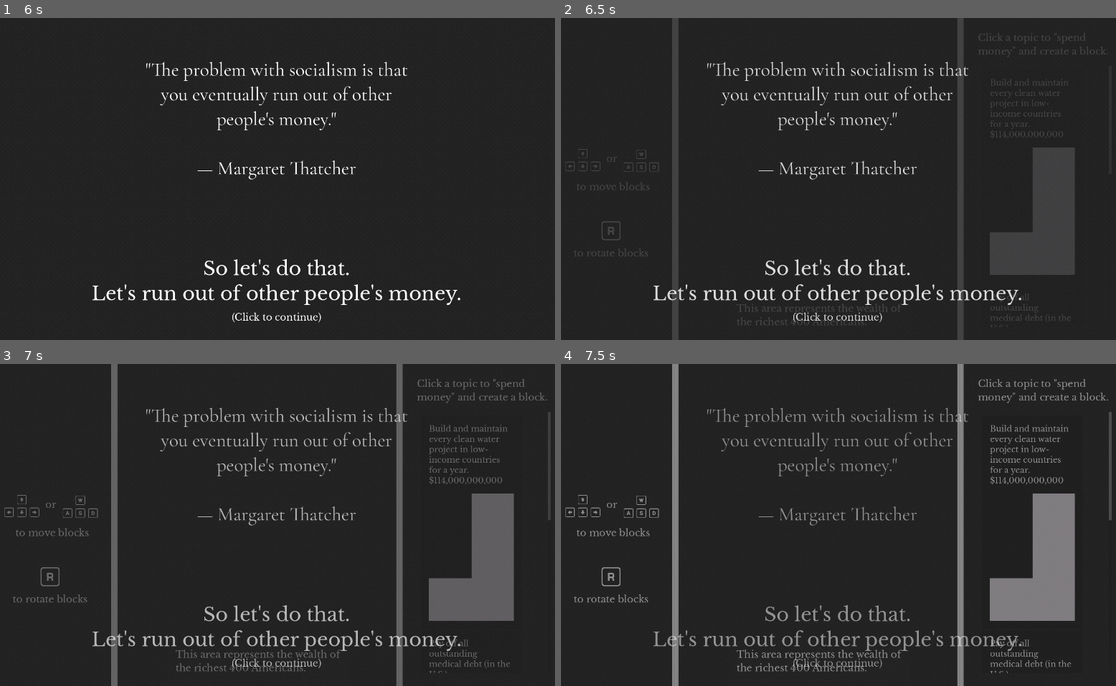
Above: before the commit, frames 1-4 (two rows, left to right).
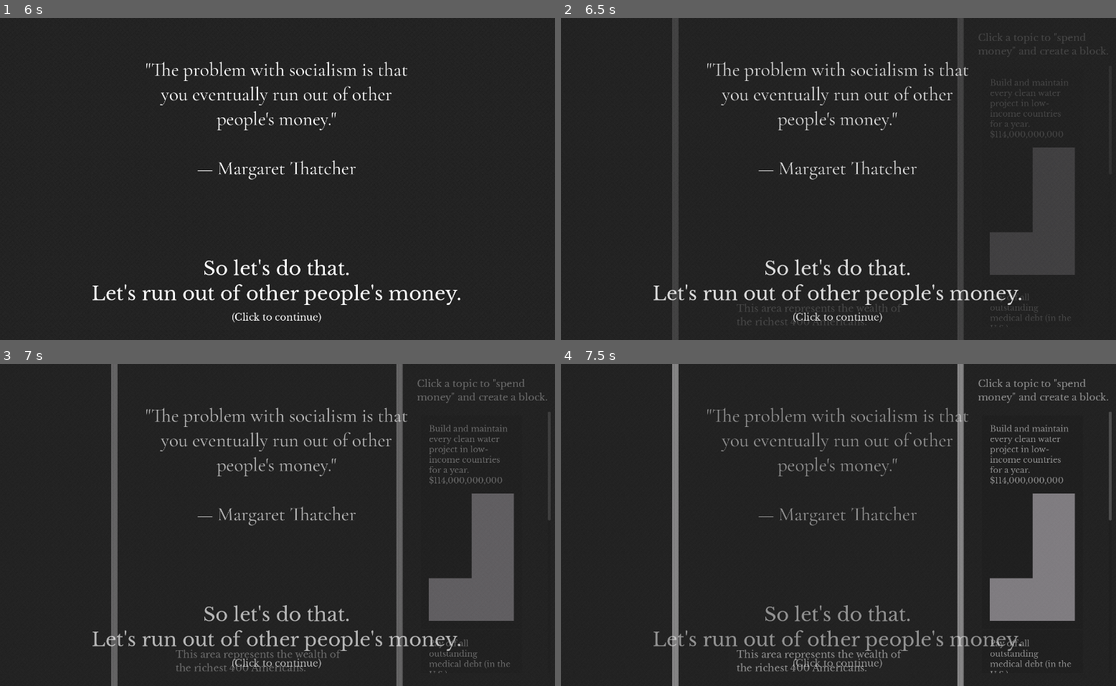
Above: after the commit, the same moments.

Repository: kksgandhi/other-peoples-money
Game: Godot game, scene res://scenes/game.tscn
Two runs of this game, one before a commit and one after it. Both use one fixed random seed, a clock stepped at 60 frames per second and the inputs below.
Inputs (mouse positions are in pixels of both pictures, inside the frame that each line leads up to):
- Up to frame 1 (6 s): click (471, 175) at 0.52 s; tap A every 0.75 s from 1.25 to 5 s; move the mouse to (405, 162) at 1.27 s; hold Right (right) 1.28-2.03 s; tap S (rotate) every 0.75 s from 1.35 to 5.85 s; click (405, 162) at 1.42 s; move the mouse to (160, 195) at 2.02 s; hold Left (left) 2.03-2.78 s; click (160, 195) at 2.17 s; move the mouse to (333, 108) at 2.77 s; hold Right (right) 2.78-4.28 s; click (333, 108) at 2.92 s; move the mouse to (249, 243) at 3.52 s; click (249, 243) at 3.67 s; move the mouse to (449, 227) at 4.27 s; hold Left (left) from 4.28 s (still down); click (449, 227) at 4.42 s; move the mouse to (105, 130) at 5.02 s; click (105, 130) at 5.17 s; move the mouse to (305, 179) at 5.77 s; click (305, 179) at 5.92 s
- Up to frame 2 (6.5 s): keep holding Left (left)
- Up to frame 3 (7 s): move the mouse to (188, 444) at 6.52 s; release Left (left) at 6.53 s; hold Right (right) from 6.53 s (still down); tap S (rotate) at 6.6 s; click (188, 444) at 6.67 s
- Up to frame 4 (7.5 s): keep holding Right (right); move the mouse to (966, 508) at 7.27 s; tap S (rotate) at 7.35 s; click (966, 508) at 7.42 s

Frame 1 is identical in both runs. In frame 2, 0.3% of the frame differs, in the area x 0-18%, y 40-74%; in frame 3, 0.4%; in frame 4, 0.5%.

Commit message:
add fading sidebar instructions
also, add a lot of static typing

Diff:
--- a/game/scenes/UI/fade_in_label.tscn
+++ b/game/scenes/UI/fade_in_label.tscn
@@ -2,6 +2,21 @@
 
 [ext_resource type="Script" path="res://scenes/UI/fade_in_label.gd" id="1_rsl2v"]
 [ext_resource type="Theme" uid="uid://yr4kjgxtyvuh" path="res://assets/themes/default.tres" id="2_ngfi7"]
+
+[sub_resource type="Animation" id="Animation_qcfey"]
+length = 0.001
+tracks/0/type = "value"
+tracks/0/imported = false
+tracks/0/enabled = true
+tracks/0/path = NodePath("Label:modulate")
+tracks/0/interp = 1
+tracks/0/loop_wrap = true
+tracks/0/keys = {
+"times": PackedFloat32Array(0),
+"transitions": PackedFloat32Array(1),
+"update": 0,
+"values": [Color(1, 1, 1, 1)]
+}
 
 [sub_resource type="Animation" id="Animation_7enxw"]
 resource_name = "fade_in"
@@ -17,21 +32,6 @@
 "transitions": PackedFloat32Array(1, 1),
 "update": 0,
 "values": [Color(1, 1, 1, 0), Color(1, 1, 1, 1)]
-}
-
-[sub_resource type="Animation" id="Animation_qcfey"]
-length = 0.001
-tracks/0/type = "value"
-tracks/0/imported = false
-tracks/0/enabled = true
-tracks/0/path = NodePath("Label:modulate")
-tracks/0/interp = 1
-tracks/0/loop_wrap = true
-tracks/0/keys = {
-"times": PackedFloat32Array(0),
-"transitions": PackedFloat32Array(1),
-"update": 0,
-"values": [Color(1, 1, 1, 1)]
 }
 
 [sub_resource type="AnimationLibrary" id="AnimationLibrary_vdvod"]
--- a/game/scenes/game.gd
+++ b/game/scenes/game.gd
@@ -1,25 +1,41 @@
 extends Node2D
 
-var cost_information: Array
+var cost_information: Array[TetroInfo]
 
 var rng := RandomNumberGenerator.new()
+@onready var top := %Top as Area2D
+@onready var bottom := %Bottom as StaticBody2D
+@onready var camera_destination := %CameraDestination as Marker2D
+@onready var main_camera := %MainCamera as Camera2D
+@onready var original_camera_destination := %OriginalCameraDestination as Marker2D
+@onready var spawn_location := %SpawnLocation as Marker2D
+@onready var original_spawn_location := %OriginalSpawnLocation as Marker2D
+@onready var block_instructions_fader := %block_instructions_fade_in as AnimationPlayer
+@onready var scroll_instructions_fader := %scroll_instructions_fader as AnimationPlayer
+@onready var tetro_choices := %tetro_choices as VBoxContainer
+@onready var tetrominos := %tetrominos as Node2D
 
+var have_block_instructions_faded_in := false
+var have_scroll_instructions_faded_in := false
 
 @onready var height_of_play_area: float = (Globals.top_400_wealth \
                  / 1000 # since we're working in thousands of dollars\
                  / Globals.thousands_of_dollars_per_pixel # divide by per pixel amount\
-                 / %Bottom.scale.x) # divide by size of area
+                 / bottom.scale.x) # divide by size of area
 
 func _ready() -> void:
   read_cost_information()
   add_tetro_ui_item(); add_tetro_ui_item(); add_tetro_ui_item(); add_tetro_ui_item(); add_tetro_ui_item()
-  %Top.position.y = %Bottom.position.y - (height_of_play_area + 16)
+  top.position.y = bottom.position.y - (height_of_play_area + 16)
+
+func cost_info_to_resource(info: Dictionary) -> TetroInfo:
+  return TetroInfo.new(Vector2(1, 1), Color.WHITE, info.title, "", info.cost * 1_000_000)
 
 func read_cost_information() -> void:
   var file := FileAccess.open("res://assets/data/cost_information.json", FileAccess.READ)
   var text := file.get_as_text()
   var raw_cost_information: Array = JSON.parse_string(text)
-  cost_information = raw_cost_information.map(func(info: Dictionary) -> Dictionary: info.cost = info.cost * 1000000; return info)
+  cost_information.assign(raw_cost_information.map(cost_info_to_resource))
   file.close()
 
 func _unhandled_input(event: InputEvent) -> void:
@@ -33,49 +49,54 @@
 func handle_scroll(event: InputEvent) -> void:
   #TODO do not hard-code the next line
   if event is InputEventMouseButton and event.is_pressed() and get_global_mouse_position().x < 1030:
-    if event.button_index == MOUSE_BUTTON_WHEEL_UP:
-      %CameraDestination.position.y = %MainCamera.position.y - scroll_speed
+    var mouse_event := event as InputEventMouseButton
+    if mouse_event.button_index == MOUSE_BUTTON_WHEEL_UP:
+      camera_destination.position.y = main_camera.position.y - scroll_speed
       is_camera_locked = false
-    if event.button_index == MOUSE_BUTTON_WHEEL_DOWN:
-      %CameraDestination.position.y = %MainCamera.position.y + scroll_speed
+    if mouse_event.button_index == MOUSE_BUTTON_WHEEL_DOWN:
+      camera_destination.position.y = main_camera.position.y + scroll_speed
       is_camera_locked = false
-  %CameraDestination.position.y = clamp(%CameraDestination.position.y,
-                                        %OriginalCameraDestination.position.y + desired_offset,
-                                        %OriginalCameraDestination.position.y)
-  if %CameraDestination.position.y == %OriginalCameraDestination.position.y + desired_offset and not has_leftsidebar_animation_played:
+  camera_destination.position.y = clamp(camera_destination.position.y,
+                                        original_camera_destination.position.y + desired_offset,
+                                        original_camera_destination.position.y)
+  if camera_destination.position.y == original_camera_destination.position.y + desired_offset and not has_leftsidebar_animation_played:
     is_camera_locked = true
 
 
 var tetro_choice_item := preload("res://scenes/tetrominos/tetro_choice_item.tscn")
 func add_tetro_ui_item() -> void:
   if cost_information.size() > 0:
-    var choice_item_instance := tetro_choice_item.instantiate()
-    %tetro_choices.add_child(choice_item_instance)
-    var tetromino_information: Dictionary = cost_information.pop_at(rng.randi_range(0, cost_information.size() - 1))
+    var choice_item_instance := tetro_choice_item.instantiate() as TetroChoiceItem
+    tetro_choices.add_child(choice_item_instance)
+    var tetromino_information: TetroInfo = cost_information.pop_at(rng.randi_range(0, cost_information.size() - 1))
     choice_item_instance.update_displayed_information(tetromino_information)
     choice_item_instance.selected.connect(ui_item_selected)
 
-func ui_item_selected(tetro_info: Dictionary, child: TetroChoiceItem) -> void:
-  %tetrominos.get_children().map(func(tet_child: Tetromino) -> void: tet_child.is_frozen = true)
+func ui_item_selected(tetro_info: TetroInfo, child: TetroChoiceItem) -> void:
+  tetrominos.get_children().map(func(tet_child: Tetromino) -> void: tet_child.is_frozen = true)
   spawn_tetromino(tetro_info)
   child.queue_free()
   add_tetro_ui_item()
 
 func is_tetromino_topped_out() -> bool:
-  return %Top.get_overlapping_bodies()\
+  return top.get_overlapping_bodies()\
       .any(func(body: Node) -> bool: return not body.is_in_group('wall'))
 
 
-func spawn_tetromino(tetro_info: Dictionary) -> void:
+func spawn_tetromino(tetro_info: TetroInfo) -> void:
   # const tetromino_scene = preload("res://scenes/tetrominos/tetromino_s.tscn")
-  var spawned_tetromino: Tetromino = load("res://scenes/tetrominos/" + tetro_info.sprite + ".tscn").instantiate()
+  var spawned_tetromino := (load("res://scenes/tetrominos/" + tetro_info.sprite + ".tscn") as PackedScene).instantiate() as Tetromino
   %tetrominos.add_child(spawned_tetromino)
-  spawned_tetromino.position = %SpawnLocation.position
+  spawned_tetromino.position = spawn_location.position
   spawned_tetromino.scale = Vector2(1, 1) * Globals.get_tetromino_scale(tetro_info.cost)
   spawned_tetromino.set_color(tetro_info.color)
   spawned_tetromino.set_tooltips(tetro_info.title)
 
   remaining_wealth -= tetro_info.cost * 1000
+
+  if not have_block_instructions_faded_in:
+    have_block_instructions_faded_in = true
+    block_instructions_fader.play("fade_in")
 
 func _process(_delta: float) -> void:
   move_upwards_as_tetrominos_fall()
@@ -86,19 +107,19 @@
   var all_tetrominos_bottomed_out := %tetrominos.get_children()\
       .all(func(child: Tetromino) -> bool: return child.velocity.y == 0)
   var sidebar_disabled := is_tetromino_topped_out() or not all_tetrominos_bottomed_out
-  %tetro_choices.get_children().map(func(choice_item_child: TetroChoiceItem) -> void: choice_item_child.get_node("Button").disabled = sidebar_disabled)
+  tetro_choices.get_children().map(func(choice_item_child: TetroChoiceItem) -> void: choice_item_child.button.disabled = sidebar_disabled)
 
 @export var breaking_position := 10
 @export var game_movement_offset := 10
 @export var camera_move_speed := 0.1
 
-var highest_tetromino_y_position := 100_000_000
+var highest_tetromino_y_position := 100_000_000.0
 var desired_offset := 0.0
 var is_broken := false
 var has_leftsidebar_animation_played := false
 func move_upwards_as_tetrominos_fall() -> void:
   # find the highest tetromino (by center)
-  for tetromino in %tetrominos.get_children():
+  for tetromino: Tetromino in tetrominos.get_children():
     if tetromino.is_frozen and tetromino.position.y < highest_tetromino_y_position:
       highest_tetromino_y_position = tetromino.position.y
 
@@ -106,18 +127,22 @@
   if highest_tetromino_y_position < breaking_position:
     is_broken = true
     desired_offset = highest_tetromino_y_position - game_movement_offset
-    desired_offset = max(desired_offset, %Top.position.y - %Top.scale.y / 2)
-    if not has_leftsidebar_animation_played and desired_offset == %Top.position.y - %Top.scale.y / 2:
-      %LeftSideBarAnimationPlayer.play("fade_left_texts")
-      %LeftSideBarEndText.visible = true
-      has_leftsidebar_animation_played = true
+    desired_offset = max(desired_offset, top.position.y - top.scale.y / 2)
+    #if not has_leftsidebar_animation_played and desired_offset == top.position.y - top.scale.y / 2:
+      #%LeftSideBarAnimationPlayer.play("fade_left_texts")
+      #%LeftSideBarEndText.visible = true
+      #has_leftsidebar_animation_played = true
 
-    %SpawnLocation.position.y = %OriginalSpawnLocation.position.y + desired_offset
+    spawn_location.position.y = original_spawn_location.position.y + desired_offset
     if is_camera_locked:
-      %CameraDestination.position.y = %OriginalCameraDestination.position.y + desired_offset
+      camera_destination.position.y = original_camera_destination.position.y + desired_offset
+
+    if not have_scroll_instructions_faded_in:
+      have_scroll_instructions_faded_in = true
+      scroll_instructions_fader.play("fade_in")
 
   var current_camera_move_speed := camera_move_speed if is_camera_locked else unlocked_camera_speed
-  %MainCamera.position = lerp(%MainCamera.position, %CameraDestination.position, current_camera_move_speed)
+  main_camera.position = lerp(main_camera.position, camera_destination.position, current_camera_move_speed)
 
 @onready var remaining_wealth := Globals.top_400_wealth
 @onready var original_leftsidebar_end_text: String = %LeftSideBarEndText.text
--- a/game/scenes/game.tscn
+++ b/game/scenes/game.tscn
@@ -13,6 +13,7 @@
 [ext_resource type="PackedScene" uid="uid://styu3vbul66p" path="res://scenes/UI/keyboard_wasd_cluster.tscn" id="11_p3715"]
 [ext_resource type="Texture2D" uid="uid://dph1rgxbgxdvp" path="res://assets/images/button_prompts/keyboard_r_outline.svg" id="12_jh5qb"]
 [ext_resource type="PackedScene" uid="uid://xdh2mkgj0fgq" path="res://scenes/UI/fade_in_label.tscn" id="13_h02hp"]
+[ext_resource type="Texture2D" uid="uid://b3uyomxlmgjes" path="res://assets/images/button_prompts/mouse_scroll_vertical.svg" id="14_as66l"]
 
 [sub_resource type="Animation" id="Animation_mhut5"]
 length = 0.001
@@ -198,11 +199,115 @@
 }
 
 [sub_resource type="StyleBoxFlat" id="StyleBoxFlat_7luns"]
-bg_color = Color(0.145098, 0.145098, 0.145098, 0.941176)
+bg_color = Color(0.145098, 0.145098, 0.145098, 0.819608)
 corner_radius_top_left = 5
 corner_radius_top_right = 5
 corner_radius_bottom_right = 5
 corner_radius_bottom_left = 5
+
+[sub_resource type="Animation" id="Animation_26jns"]
+resource_name = "fade_in"
+tracks/0/type = "value"
+tracks/0/imported = false
+tracks/0/enabled = true
+tracks/0/path = NodePath(".:modulate")
+tracks/0/interp = 1
+tracks/0/loop_wrap = true
+tracks/0/keys = {
+"times": PackedFloat32Array(0, 1),
+"transitions": PackedFloat32Array(1, 1),
+"update": 0,
+"values": [Color(1, 1, 1, 0), Color(1, 1, 1, 1)]
+}
+
+[sub_resource type="Animation" id="Animation_5aawt"]
+length = 0.001
+tracks/0/type = "value"
+tracks/0/imported = false
+tracks/0/enabled = true
+tracks/0/path = NodePath(".:modulate")
+tracks/0/interp = 1
+tracks/0/loop_wrap = true
+tracks/0/keys = {
+"times": PackedFloat32Array(0),
+"transitions": PackedFloat32Array(1),
+"update": 0,
+"values": [Color(1, 1, 1, 1)]
+}
+
+[sub_resource type="Animation" id="Animation_l02r3"]
+resource_name = "init_hide"
+tracks/0/type = "value"
+tracks/0/imported = false
+tracks/0/enabled = true
+tracks/0/path = NodePath(".:modulate")
+tracks/0/interp = 1
+tracks/0/loop_wrap = true
+tracks/0/keys = {
+"times": PackedFloat32Array(0),
+"transitions": PackedFloat32Array(1),
+"update": 0,
+"values": [Color(1, 1, 1, 0)]
+}
+
+[sub_resource type="AnimationLibrary" id="AnimationLibrary_qf3gq"]
+_data = {
+"RESET": SubResource("Animation_5aawt"),
+"fade_in": SubResource("Animation_26jns"),
+"init_hide": SubResource("Animation_l02r3")
+}
+
+[sub_resource type="Animation" id="Animation_jhx8k"]
+resource_name = "fade_in"
+tracks/0/type = "value"
+tracks/0/imported = false
+tracks/0/enabled = true
+tracks/0/path = NodePath(".:modulate")
+tracks/0/interp = 1
+tracks/0/loop_wrap = true
+tracks/0/keys = {
+"times": PackedFloat32Array(0, 1),
+"transitions": PackedFloat32Array(1, 1),
+"update": 0,
+"values": [Color(1, 1, 1, 0), Color(1, 1, 1, 1)]
+}
+
+[sub_resource type="Animation" id="Animation_mrpbc"]
+length = 0.001
+tracks/0/type = "value"
+tracks/0/imported = false
+tracks/0/enabled = true
+tracks/0/path = NodePath(".:modulate")
+tracks/0/interp = 1
+tracks/0/loop_wrap = true
+tracks/0/keys = {
+"times": PackedFloat32Array(0),
+"transitions": PackedFloat32Array(1),
+"update": 0,
+"values": [Color(1, 1, 1, 1)]
+}
+
+[sub_resource type="Animation" id="Animation_fu4ho"]
+resource_name = "init_hide"
+tracks/0/type = "value"
+tracks/0/imported = false
+tracks/0/enabled = true
+tracks/0/path = NodePath(".:modulate")
+tracks/0/interp = 1
+tracks/0/loop_wrap = true
+tracks/0/keys = {
+"times": PackedFloat32Array(0),
+"transitions": PackedFloat32Array(1),
+"update": 0,
+"values": [Color(1, 1, 1, 0)]
+}
+
+[sub_resource type="AnimationLibrary" id="AnimationLibrary_y7i5j"]
+_data = {
+"RESET": SubResource("Animation_mrpbc"),
+"fade_in": SubResource("Animation_jhx8k"),
+"init_hide": SubResource("Animation_fu4ho")
+}
 
 [node name="Game" type="Node2D"]
 script = ExtResource("1_3vnwj")
@@ -432,11 +537,67 @@
 
 [node name="Sidebar" type="Node2D" parent="."]
 
-[node name="KeyboardArrowCluster" parent="Sidebar" instance=ExtResource("9_sbnu7")]
+[node name="PanelContainer" type="PanelContainer" parent="Sidebar"]
+offset_left = 446.0
+offset_top = 695.0
+offset_right = 901.0
+offset_bottom = 800.0
+theme_override_styles/panel = SubResource("StyleBoxFlat_7luns")
+
+[node name="MarginContainer" type="MarginContainer" parent="Sidebar/PanelContainer"]
+layout_mode = 2
+theme_override_constants/margin_left = 20
+theme_override_constants/margin_top = 20
+theme_override_constants/margin_right = 20
+theme_override_constants/margin_bottom = 20
+
+[node name="this_area_represents" type="Label" parent="Sidebar/PanelContainer/MarginContainer"]
+unique_name_in_owner = true
+layout_mode = 2
+theme = ExtResource("10_ot3g2")
+text = "This area represents the wealth of
+the richest 400 Americans."
+
+[node name="PanelContainer2" type="PanelContainer" parent="Sidebar"]
+offset_left = 512.0
+offset_top = -101.0
+offset_right = 804.0
+offset_bottom = -30.0
+theme_override_styles/panel = SubResource("StyleBoxFlat_7luns")
+
+[node name="MarginContainer" type="MarginContainer" parent="Sidebar/PanelContainer2"]
+layout_mode = 2
+theme_override_constants/margin_left = 20
+theme_override_constants/margin_top = 20
+theme_override_constants/margin_right = 20
+theme_override_constants/margin_bottom = 20
+
+[node name="this_area_represents" type="Label" parent="Sidebar/PanelContainer2/MarginContainer"]
+layout_mode = 2
+theme = ExtResource("10_ot3g2")
+text = "Yup, this whole area."
+horizontal_alignment = 1
+
+[node name="FadeInLabel" parent="Sidebar" instance=ExtResource("13_h02hp")]
+offset_left = 25.0
+offset_top = -16.0
+offset_right = 25.0
+offset_bottom = -16.0
+
+[node name="Label" parent="Sidebar/FadeInLabel" index="2"]
+offset_right = 266.0
+offset_bottom = 115.0
+text = "Hi
+Multiline amiwrite
+what's up"
+
+[node name="block_instructions" type="Node2D" parent="Sidebar"]
+
+[node name="KeyboardArrowCluster" parent="Sidebar/block_instructions" instance=ExtResource("9_sbnu7")]
 position = Vector2(32, 325)
 scale = Vector2(0.5, 0.5)
 
-[node name="Label" type="Label" parent="Sidebar"]
+[node name="Label" type="Label" parent="Sidebar/block_instructions"]
 offset_left = 139.0
 offset_top = 338.0
 offset_right = 179.0
@@ -444,7 +605,7 @@
 theme = ExtResource("10_ot3g2")
 text = "or"
 
-[node name="Label2" type="Label" parent="Sidebar"]
+[node name="Label2" type="Label" parent="Sidebar/block_instructions"]
 offset_left = 64.0
 offset_top = 409.0
 offset_right = 251.0
@@ -452,7 +613,7 @@
 theme = ExtResource("10_ot3g2")
 text = "to move blocks"
 
-[node name="Label3" type="Label" parent="Sidebar"]
+[node name="Label3" type="Label" parent="Sidebar/block_instructions"]
 offset_left = 56.0
 offset_top = 576.0
 offset_right = 246.0
@@ -461,67 +622,42 @@
 text = "to rotate blocks"
 horizontal_alignment = 1
 
-[node name="keyboard_wasd_cluster" parent="Sidebar" instance=ExtResource("11_p3715")]
+[node name="keyboard_wasd_cluster" parent="Sidebar/block_instructions" instance=ExtResource("11_p3715")]
 position = Vector2(179, 327)
 scale = Vector2(0.5, 0.5)
 
-[node name="KeyboardROutline" type="Sprite2D" parent="Sidebar"]
+[node name="KeyboardROutline" type="Sprite2D" parent="Sidebar/block_instructions"]
 position = Vector2(151, 535)
 texture = ExtResource("12_jh5qb")
 
-[node name="PanelContainer" type="PanelContainer" parent="Sidebar"]
-offset_left = 446.0
-offset_top = 695.0
-offset_right = 901.0
-offset_bottom = 800.0
-theme_override_styles/panel = SubResource("StyleBoxFlat_7luns")
-
-[node name="MarginContainer" type="MarginContainer" parent="Sidebar/PanelContainer"]
-layout_mode = 2
-theme_override_constants/margin_left = 20
-theme_override_constants/margin_top = 20
-theme_override_constants/margin_right = 20
-theme_override_constants/margin_bottom = 20
-
-[node name="this_area_represents" type="Label" parent="Sidebar/PanelContainer/MarginContainer"]
-unique_name_in_owner = true
-layout_mode = 2
+[node name="block_instructions_fade_in" type="AnimationPlayer" parent="Sidebar/block_instructions"]
+unique_name_in_owner = true
+libraries = {
+"": SubResource("AnimationLibrary_qf3gq")
+}
+autoplay = "init_hide"
+
+[node name="scroll_instructions" type="Node2D" parent="Sidebar"]
+
+[node name="MouseScrollVertical" type="Sprite2D" parent="Sidebar/scroll_instructions"]
+position = Vector2(38, 190)
+texture = ExtResource("14_as66l")
+
+[node name="Label4" type="Label" parent="Sidebar/scroll_instructions"]
+offset_left = 79.0
+offset_top = 140.0
+offset_right = 298.0
+offset_bottom = 239.0
 theme = ExtResource("10_ot3g2")
-text = "This area represents the wealth of
-the richest 400 Americans."
-
-[node name="PanelContainer2" type="PanelContainer" parent="Sidebar"]
-offset_left = 512.0
-offset_top = -101.0
-offset_right = 804.0
-offset_bottom = -30.0
-theme_override_styles/panel = SubResource("StyleBoxFlat_7luns")
-
-[node name="MarginContainer" type="MarginContainer" parent="Sidebar/PanelContainer2"]
-layout_mode = 2
-theme_override_constants/margin_left = 20
-theme_override_constants/margin_top = 20
-theme_override_constants/margin_right = 20
-theme_override_constants/margin_bottom = 20
-
-[node name="this_area_represents" type="Label" parent="Sidebar/PanelContainer2/MarginContainer"]
-layout_mode = 2
-theme = ExtResource("10_ot3g2")
-text = "Yup, this whole area."
-horizontal_alignment = 1
-
-[node name="FadeInLabel" parent="Sidebar" instance=ExtResource("13_h02hp")]
-offset_left = 25.0
-offset_top = -16.0
-offset_right = 25.0
-offset_bottom = -16.0
-
-[node name="Label" parent="Sidebar/FadeInLabel" index="2"]
-offset_right = 266.0
-offset_bottom = 115.0
-text = "Hi
-Multiline amiwrite
-what's up"
+text = "You can scroll
+up or down."
+
+[node name="scroll_instructions_fader" type="AnimationPlayer" parent="Sidebar/scroll_instructions"]
+unique_name_in_owner = true
+libraries = {
+"": SubResource("AnimationLibrary_y7i5j")
+}
+autoplay = "init_hide"
 
 [connection signal="meta_clicked" from="UILayer/LeftSideBar/MarginContainer/LeftSideBarText" to="." method="_on_left_side_bar_text_meta_clicked"]
 [connection signal="animation_finished" from="SplashLayer/Splash/HideSplash" to="SplashLayer/Splash" method="_on_hide_splash_animation_finished"]
--- a/game/scenes/tetrominos/tetro_choice_item.gd
+++ b/game/scenes/tetrominos/tetro_choice_item.gd
@@ -3,25 +3,29 @@
 
 var rng := RandomNumberGenerator.new()
 
-signal selected(tetromino_info: Dictionary)
+signal selected(tetromino_info: TetroInfo)
 var tetromino_resources: Array[String] = ["tetromino_i", "tetromino_j", "tetromino_l", "tetromino_o", "tetromino_s", "tetromino_t", "tetromino_z"]
-var tetromino_information: Dictionary
+var tetromino_information: TetroInfo
 var colors: Array[String] = ["#77dd77", "#836953", "#89cff0", "#99c5c4", "#9adedb", "#aa9499", "#aaf0d1", "#b2fba5", "# …(272 unchanged characters)…
 
-func update_displayed_information(input_tetromino_information: Dictionary) -> void:
+@onready var tetromino_icon := %TetrominoIcon as TextureRect
+@onready var tetromino_title := %TetrominoTitle as RichTextLabel
+@onready var button := $Button as Button
+
+func update_displayed_information(input_tetromino_information: TetroInfo) -> void:
   tetromino_information = input_tetromino_information
-  %TetrominoIcon.custom_minimum_size = %TetrominoIcon.texture.get_size() * Globals.get_tetromino_scale(input_tetromino_information.cost)
+  tetromino_icon.custom_minimum_size = tetromino_icon.texture.get_size() * Globals.get_tetromino_scale(input_tetromino_information.cost)
   var tetromino_texture := tetromino_resources[rng.randi() % tetromino_resources.size()]
-  %TetrominoIcon.texture = load("res://assets/images/" + tetromino_texture + ".png")
+  tetromino_icon.texture = load("res://assets/images/" + tetromino_texture + ".png") as Texture
   tetromino_information.sprite = tetromino_texture
-  %TetrominoTitle.clear()
-  %TetrominoTitle.append_text(tetromino_information.title)
-  %TetrominoTitle.append_text("\n$")
-  %TetrominoTitle.append_text(Globals.comma_sep(tetromino_information.cost * 1000))
+  tetromino_title.clear()
+  tetromino_title.append_text(tetromino_information.title)
+  tetromino_title.append_text("\n$")
+  tetromino_title.append_text(Globals.comma_sep(tetromino_information.cost * 1000))
   var color_choice := colors[rng.randi() % colors.size()]
-  %TetrominoIcon.modulate = Color(color_choice)
+  tetromino_icon.modulate = Color(color_choice)
   tetromino_information.color = color_choice
-  $Button.tooltip_text = input_tetromino_information.more_information
+  #button.tooltip_text = input_tetromino_information.more_information
 
 func _on_button_pressed() -> void:
   selected.emit(tetromino_information, self) # Replace with function body.
--- /dev/null
+++ b/game/scenes/tetrominos/tetro_info.gd
@@ -0,0 +1,15 @@
+extends Resource
+class_name TetroInfo
+
+var scale: Vector2
+var color: Color
+var title: String
+var sprite: String
+var cost: int
+
+func _init(_scale: Vector2, _color: Color, _title: String, _sprite: String, _cost: int) -> void:
+  scale = _scale
+  color = _color
+  title = _title
+  sprite = _sprite
+  cost = _cost
Not shown: 1 places in game/scenes/game.tscn that only renumber resources
